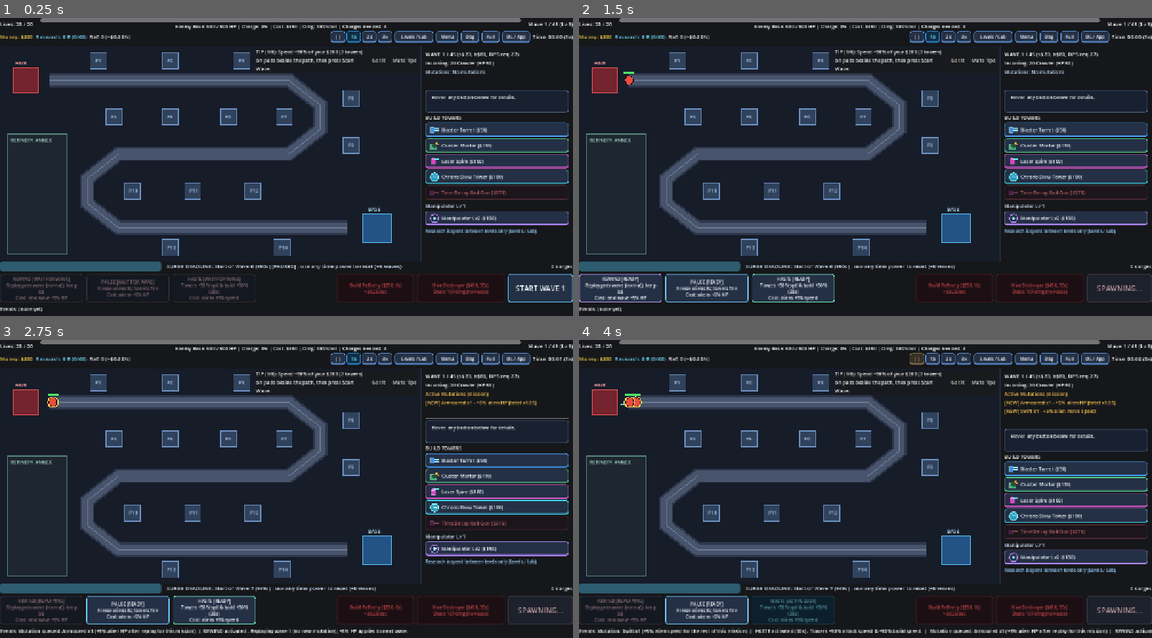
Above: before the commit, frames 1-4 (two rows, left to right).
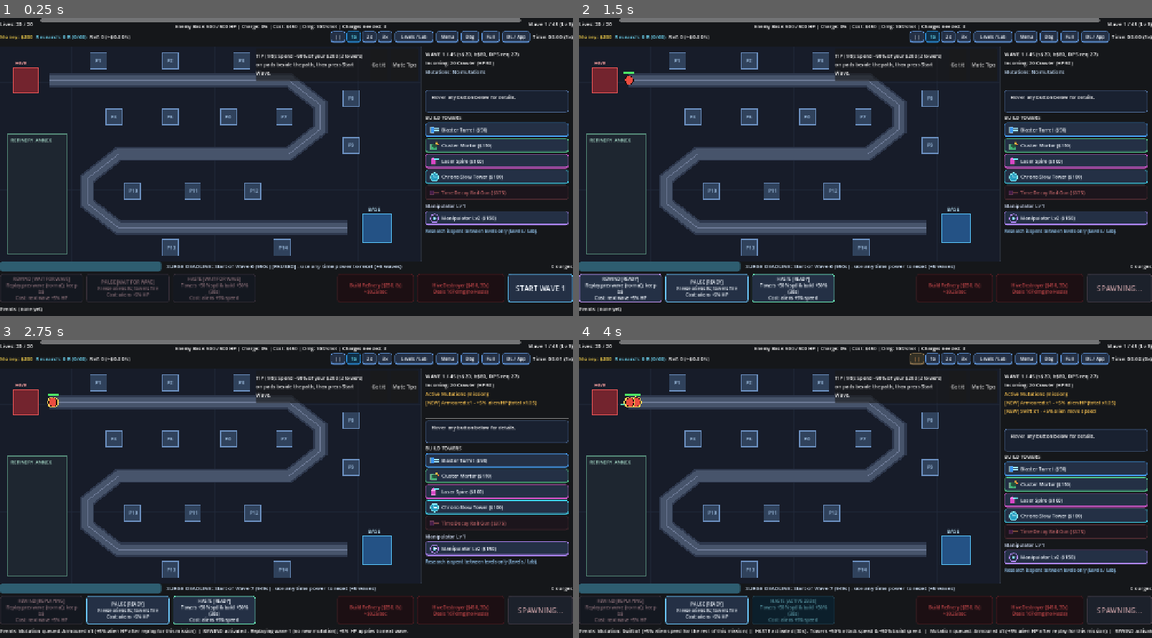
Above: after the commit, the same moments.

Repository: toxicw8st/time-defense
Game: Godot game, scene res://scenes/main.tscn
Two runs of this game, one before a commit and one after it. Both use one fixed random seed, a clock stepped at 60 frames per second and the inputs below.
Inputs:
- Up to frame 1 (0.25 s): no input
- Up to frame 2 (1.5 s): click "Full" at 0.5 s; click "START WAVE 1" at 1.25 s
- Up to frame 3 (2.75 s): click "REWIND [READY] Replay prev wa…" at 2 s
- Up to frame 4 (4 s): click "HASTE [READY] Towers +50% spd…" at 2.75 s; click "||" at 3.5 s

The runs differ from the first frame. In frame 1, 1.0% of the frame differs, in the area x 44-73%, y 10-22%; in frame 2, 1.0%; in frame 3, 1.0%; in frame 4, 1.0%.

Commit message:
Fix mobile Pixel 11 Pro 20:9 & 9:20 responsive aspect ratio, fullscreen PWA manifest, and SW auto-update

Diff:
--- a/project.godot
+++ b/project.godot
@@ -24,8 +24,8 @@
 window/size/viewport_width=1280
 window/size/viewport_height=720
 window/stretch/mode="canvas_items"
-window/stretch/aspect="keep"
-window/handheld/orientation=0
+window/stretch/aspect="expand"
+window/handheld/orientation=4
 
 [input_devices]
 
--- a/scripts/hud.gd
+++ b/scripts/hud.gd
@@ -3,6 +3,8 @@
 signal restart_requested
 signal start_wave_requested
 
+@onready var top_bar: PanelContainer = $TopBar
+@onready var bottom_bar: PanelContainer = $BottomBar
 @onready var top_status_label: Label = $TopBar/VBox/Row1/TopStatusLabel
 @onready var enemy_base_bar: ProgressBar = $TopBar/VBox/Row1/EnemyBaseBox/EnemyBaseBar
 @onready var enemy_base_label: Label = $TopBar/VBox/Row1/EnemyBaseBox/EnemyBaseLabel
@@ -197,6 +199,9 @@
 	GameState.mission_ended.connect(_on_mission_ended)
 	GameState.mission_reset.connect(_on_mission_reset)
 	GameState.event_logged.connect(_on_event_logged)
+	if get_viewport() != null:
+		get_viewport().size_changed.connect(_on_viewport_size_changed)
+		apply_responsive_layout(_get_effective_viewport_size())
 	_refresh_all()
 
 
@@ -348,6 +353,8 @@
 		wave_manager_ref.state_changed.connect(_on_wave_state_changed)
 	if surge_ref != null:
 		surge_ref.surge_banner_triggered.connect(_on_surge_banner_triggered)
+	if get_viewport() != null:
+		apply_responsive_layout(_get_effective_viewport_size())
 	_check_teaching_prompt()
 	_refresh_all()
 
@@ -1003,11 +1010,185 @@
 
 
 func _toggle_fullscreen() -> void:
+	if OS.has_feature("web"):
+		JavaScriptBridge.eval("if (window.ttdToggleLandscapeFullscreen) window.ttdToggleLandscapeFullscreen();")
+		return
 	var mode := DisplayServer.window_get_mode()
 	if mode == DisplayServer.WINDOW_MODE_FULLSCREEN or mode == DisplayServer.WINDOW_MODE_EXCLUSIVE_FULLSCREEN:
 		DisplayServer.window_set_mode(DisplayServer.WINDOW_MODE_WINDOWED)
 	else:
 		DisplayServer.window_set_mode(DisplayServer.WINDOW_MODE_FULLSCREEN)
+
+
+func _get_effective_viewport_size() -> Vector2:
+	if get_viewport() == null:
+		return Vector2(Balance.VIEWPORT_WIDTH, Balance.VIEWPORT_HEIGHT)
+	var vp_size: Vector2 = get_viewport().get_visible_rect().size
+	# Headless DisplayServer uses a square 1280x1280 dummy framebuffer under stretch/aspect="expand"
+	if DisplayServer.get_name() == "headless" and is_equal_approx(vp_size.x, 1280.0) and is_equal_approx(vp_size.y, 1280.0):
+		return Vector2(1280.0, 720.0)
+	return vp_size
+
+
+func _on_viewport_size_changed() -> void:
+	apply_responsive_layout(_get_effective_viewport_size())
+
+
+func _apply_bar_safe_margins(bar: PanelContainer, pad_x: float) -> void:
+	if bar == null:
+		return
+	var sb := StyleBoxFlat.new()
+	sb.bg_color = Color(0.11, 0.14, 0.20, 0.96)
+	sb.border_color = Color(0.26, 0.34, 0.48)
+	sb.set_border_width_all(1)
+	sb.content_margin_left = 6.0 + pad_x
+	sb.content_margin_right = 6.0 + pad_x
+	sb.content_margin_top = 4.0
+	sb.content_margin_bottom = 4.0
+	bar.add_theme_stylebox_override("panel", sb)
+
+
+func _set_bottom_button_widths(scale_mult: float) -> void:
+	var base_widths := {
+		rewind_button: 185.0,
+		pause_button: 185.0,
+		haste_button: 185.0,
+		refinery_button: 170.0,
+		charge_button: 195.0,
+		start_wave_button: 145.0,
+	}
+	for btn in base_widths.keys():
+		if btn != null:
+			btn.custom_minimum_size.x = roundf(float(base_widths[btn]) * scale_mult)
+
+
+func _center_overlay(ctrl: Control, vp_size: Vector2, default_size: Vector2) -> void:
+	if ctrl == null:
+		return
+	var w: float = minf(default_size.x, vp_size.x - 24.0)
+	var h: float = minf(default_size.y, vp_size.y - 24.0)
+	ctrl.size = Vector2(w, h)
+	ctrl.position = Vector2(floorf((vp_size.x - w) * 0.5), floorf((vp_size.y - h) * 0.5))
+
+
+func apply_responsive_layout(vp_size: Vector2) -> void:
+	if vp_size.x <= 0.0 or vp_size.y <= 0.0:
+		return
+	var bg := get_parent().get_node_or_null("Background") as ColorRect
+	if bg != null:
+		bg.position = Vector2.ZERO
+		bg.size = vp_size
+
+	# 1) Desktop / Standard 16:9 (1280x720) — preserve exact desktop coordinates & RightPanel (340x480)
+	if vp_size.x <= 1285.0 and vp_size.y <= 725.0:
+		top_bar.remove_theme_stylebox_override("panel")
+		bottom_bar.remove_theme_stylebox_override("panel")
+		_set_bottom_button_widths(1.0)
+		top_bar.position = Vector2.ZERO
+		top_bar.size = Vector2(1280.0, 64.0)
+		bottom_bar.position = Vector2(0.0, 544.0)
+		bottom_bar.size = Vector2(1280.0, 176.0)
+		right_panel.custom_minimum_size = Vector2(340.0, 480.0)
+		right_panel.position = Vector2(940.0, 64.0)
+		right_panel.size = Vector2(340.0, 480.0)
+		right_panel.set_deferred("size", Vector2(340.0, 480.0))
+		if map_ref != null:
+			map_ref.position = Vector2(0.0, 64.0)
+			map_ref.scale = Vector2.ONE
+			map_ref.set_viewport_margins(0.0, 0.0)
+		surge_banner.position = Vector2(150.0, 68.0)
+		surge_banner.size = Vector2(410.0, 42.0)
+		prompt_banner.position = Vector2(572.0, 68.0)
+		prompt_banner.size = Vector2(362.0, 54.0)
+		pause_overlay.position = Vector2(240.0, 120.0)
+		pause_overlay.size = Vector2(800.0, 400.0)
+		between_levels_overlay.position = Vector2(220.0, 86.0)
+		between_levels_overlay.size = Vector2(840.0, 444.0)
+		end_overlay.position = Vector2(340.0, 150.0)
+		end_overlay.size = Vector2(600.0, 360.0)
+		debug_panel.position = Vector2(16.0, 74.0)
+		return
+
+	# 2) Pixel 11 Pro 20:9 Widescreen Landscape (e.g. 1600x720 / 1603x720)
+	if vp_size.x >= vp_size.y:
+		var top_h: float = 64.0
+		var bot_h: float = 176.0
+		var rp_w: float = 340.0
+		var safe_x: float = clampf((vp_size.x - 1280.0) * 0.08, 0.0, 28.0)
+		_apply_bar_safe_margins(top_bar, safe_x)
+		_apply_bar_safe_margins(bottom_bar, safe_x)
+
+		top_bar.position = Vector2.ZERO
+		top_bar.size = Vector2(vp_size.x, top_h)
+
+		bottom_bar.position = Vector2(0.0, vp_size.y - bot_h)
+		_set_bottom_button_widths(clampf(vp_size.x / 1280.0, 1.0, 1.22))
+		bottom_bar.size = Vector2(vp_size.x, bot_h)
+
+		var middle_h: float = maxf(480.0, vp_size.y - top_h - bot_h)
+		right_panel.custom_minimum_size = Vector2(rp_w, 480.0)
+		right_panel.position = Vector2(vp_size.x - rp_w, top_h)
+		right_panel.size = Vector2(rp_w, middle_h)
+
+		var avail_w: float = maxf(GameMap.MAP_WIDTH, vp_size.x - rp_w)
+		var avail_h: float = middle_h
+		var map_scale: float = minf(avail_w / GameMap.MAP_WIDTH, avail_h / GameMap.MAP_HEIGHT)
+		var extra_w: float = maxf(0.0, (avail_w / map_scale) - GameMap.MAP_WIDTH)
+		var extra_left: float = floorf(extra_w * 0.5)
+		var extra_right: float = extra_w - extra_left
+		var map_y: float = top_h + floorf((avail_h - GameMap.MAP_HEIGHT * map_scale) * 0.5)
+		if map_ref != null:
+			map_ref.position = Vector2(extra_left * map_scale, map_y)
+			map_ref.scale = Vector2(map_scale, map_scale)
+			map_ref.set_viewport_margins(extra_left, extra_right)
+
+		surge_banner.position = Vector2(safe_x + 12.0, top_h + 6.0)
+		surge_banner.size = Vector2(410.0, 42.0)
+		prompt_banner.position = Vector2(maxf(safe_x + 12.0, right_panel.position.x - 368.0), top_h + 6.0)
+		prompt_banner.size = Vector2(362.0, 54.0)
+		_center_overlay(pause_overlay, vp_size, Vector2(800.0, 400.0))
+		_center_overlay(between_levels_overlay, vp_size, Vector2(840.0, 444.0))
+		_center_overlay(end_overlay, vp_size, Vector2(600.0, 360.0))
+		debug_panel.position = Vector2(safe_x + 16.0, top_h + 10.0)
+		return
+
+	# 3) Pixel 11 Pro 9:20 Tall Portrait Fallback (e.g. 1280x2844 when Auto-Rotate is OFF)
+	var safe_top: float = 36.0
+	var safe_bot: float = 20.0
+	var p_top_h: float = 72.0
+	var p_bot_h: float = 184.0
+	_apply_bar_safe_margins(top_bar, 6.0)
+	_apply_bar_safe_margins(bottom_bar, 6.0)
+
+	top_bar.position = Vector2(0.0, safe_top)
+	top_bar.size = Vector2(vp_size.x, p_top_h)
+
+	var p_scale: float = vp_size.x / GameMap.MAP_WIDTH
+	var map_h: float = GameMap.MAP_HEIGHT * p_scale
+	if map_ref != null:
+		map_ref.position = Vector2(0.0, safe_top + p_top_h)
+		map_ref.scale = Vector2(p_scale, p_scale)
+		map_ref.set_viewport_margins(0.0, 0.0)
+
+	var bot_y: float = vp_size.y - safe_bot - p_bot_h
+	bottom_bar.position = Vector2(0.0, bot_y)
+	_set_bottom_button_widths(clampf(vp_size.x / 1280.0, 0.85, 1.0))
+	bottom_bar.size = Vector2(vp_size.x, p_bot_h)
+
+	var rp_top: float = safe_top + p_top_h + map_h
+	var rp_h: float = maxf(320.0, bot_y - rp_top)
+	right_panel.custom_minimum_size = Vector2(0.0, 320.0)
+	right_panel.position = Vector2(0.0, rp_top)
+	right_panel.size = Vector2(vp_size.x, rp_h)
+
+	surge_banner.position = Vector2(16.0, safe_top + p_top_h + 6.0)
+	surge_banner.size = Vector2(minf(260.0, vp_size.x * 0.22), 42.0)
+	prompt_banner.position = Vector2(maxf(16.0, vp_size.x - 378.0), safe_top + p_top_h + 6.0)
+	prompt_banner.size = Vector2(362.0, 54.0)
+	_center_overlay(pause_overlay, vp_size, Vector2(800.0, 400.0))
+	_center_overlay(between_levels_overlay, vp_size, Vector2(840.0, 444.0))
+	_center_overlay(end_overlay, vp_size, Vector2(600.0, 360.0))
+	debug_panel.position = Vector2(16.0, safe_top + p_top_h + 10.0)
 
 
 func _on_selection_cleared() -> void:
--- a/scripts/main.gd
+++ b/scripts/main.gd
@@ -8,6 +8,7 @@
 @onready var time_powers_manager: TimePowersManager = $TimePowersManager
 @onready var base_attack_manager: BaseAttackManager = $BaseAttackManager
 @onready var hud: CanvasLayer = $HUD
+@onready var background: ColorRect = $Background
 
 
 func _ready() -> void:
@@ -21,6 +22,16 @@
 	hud.set_references(map, wave_manager, economy_manager, surge_manager, time_powers_manager, base_attack_manager)
 	hud.start_wave_requested.connect(_on_start_wave_requested)
 	hud.restart_requested.connect(_on_restart_requested)
+	if get_viewport() != null:
+		get_viewport().size_changed.connect(_on_viewport_resized)
+		_on_viewport_resized()
+
+
+func _on_viewport_resized() -> void:
+	if background != null and get_viewport() != null:
+		var vp_size: Vector2 = get_viewport().get_visible_rect().size
+		background.position = Vector2.ZERO
+		background.size = vp_size
 
 
 func _on_start_wave_requested() -> void:
--- a/scripts/map.gd
+++ b/scripts/map.gd
@@ -66,6 +66,19 @@
 var pad_occupancy: Array[TowerUnit] = []
 var floating_texts: Array[Dictionary] = []
 var economy_ref: Node = null
+var extra_left_margin: float = 0.0
+var extra_right_margin: float = 0.0
+
+
+func set_viewport_margins(left_m: float, right_m: float) -> void:
+	extra_left_margin = maxf(0.0, left_m)
+	extra_right_margin = maxf(0.0, right_m)
+	if map_click_area != null:
+		map_click_area.offset_left = -extra_left_margin
+		map_click_area.offset_top = 0.0
+		map_click_area.offset_right = MAP_WIDTH + extra_right_margin
+		map_click_area.offset_bottom = MAP_HEIGHT
+	queue_redraw()
 
 
 func set_economy_ref(p_econ: Node) -> void:
@@ -138,8 +151,10 @@
 		return
 	if not (event is InputEventMouse):
 		return
-	var local_pos: Vector2 = event.position
-	var in_map: bool = Rect2(Vector2.ZERO, Vector2(MAP_WIDTH, MAP_HEIGHT)).has_point(local_pos)
+	var click_offset: Vector2 = map_click_area.position if map_click_area != null else Vector2.ZERO
+	var local_pos: Vector2 = event.position + click_offset
+	var map_bounds := Rect2(Vector2(-extra_left_margin, 0.0), Vector2(MAP_WIDTH + extra_left_margin + extra_right_margin, MAP_HEIGHT))
+	var in_map: bool = map_bounds.has_point(local_pos)
 
 	if event is InputEventMouseMotion:
 		var new_hover: int = _find_pad_at(local_pos) if in_map else -1
@@ -379,9 +394,19 @@
 
 
 func _draw() -> void:
-	# Map background
-	draw_rect(Rect2(Vector2.ZERO, Vector2(MAP_WIDTH, MAP_HEIGHT)), Color(0.09, 0.11, 0.16))
-	draw_rect(Rect2(Vector2.ZERO, Vector2(MAP_WIDTH, MAP_HEIGHT)), Color(0.22, 0.27, 0.36), false, 2.0)
+	# Map background (extends seamlessly across 20:9 widescreen arena margins)
+	var full_w: float = MAP_WIDTH + extra_left_margin + extra_right_margin
+	var arena_rect := Rect2(Vector2(-extra_left_margin, 0.0), Vector2(full_w, MAP_HEIGHT))
+	draw_rect(arena_rect, Color(0.09, 0.11, 0.16))
+	var gx: float = -floorf(extra_left_margin / 80.0) * 80.0
+	while gx <= MAP_WIDTH + extra_right_margin:
+		draw_line(Vector2(gx, 0.0), Vector2(gx, MAP_HEIGHT), Color(0.13, 0.16, 0.23, 0.55), 1.0)
+		gx += 80.0
+	var gy: float = 80.0
+	while gy < MAP_HEIGHT:
+		draw_line(Vector2(-extra_left_margin, gy), Vector2(MAP_WIDTH + extra_right_margin, gy), Color(0.13, 0.16, 0.23, 0.55), 1.0)
+		gy += 80.0
+	draw_rect(arena_rect, Color(0.22, 0.27, 0.36), false, 2.0)
 
 	# Refinery Annex area (bottom-left, distinct from tower pads)
 	draw_rect(REFINERY_ANNEX_RECT, Color(0.12, 0.15, 0.19))
@@ -414,9 +439,18 @@
 			draw_arc(center, 14.0, -PI * 0.5, -PI * 0.5 + TAU * prog, 24, Color(0.45, 0.95, 0.65), 2.5)
 			draw_string(font, Vector2(rx + 6, ry + 21), "%.1fs" % economy_ref.refinery_job.remaining_time, HORIZONTAL_ALIGNMENT_LEFT, -1, 10, Color(1.0, 0.92, 0.45))
 
-	# Draw S-path
+	# Draw S-path (plus widescreen entry/exit corridors when expanded)
 	if enemy_path != null and enemy_path.curve != null:
 		var pts: PackedVector2Array = enemy_path.curve.get_baked_points()
+		if extra_left_margin > 0.0:
+			var lead_pts := PackedVector2Array([Vector2(-extra_left_margin, PATH_WAYPOINTS[0].y), PATH_WAYPOINTS[0]])
+			draw_polyline(lead_pts, Color(0.16, 0.20, 0.27), 24.0)
+			draw_polyline(lead_pts, Color(0.24, 0.29, 0.38), 16.0)
+		if extra_right_margin > 0.0:
+			var end_pt: Vector2 = PATH_WAYPOINTS[PATH_WAYPOINTS.size() - 1]
+			var tail_pts := PackedVector2Array([end_pt, Vector2(MAP_WIDTH + extra_right_margin, end_pt.y)])
+			draw_polyline(tail_pts, Color(0.16, 0.20, 0.27), 24.0)
+			draw_polyline(tail_pts, Color(0.24, 0.29, 0.38), 16.0)
 		if pts.size() >= 2:
 			draw_polyline(pts, Color(0.18, 0.22, 0.30), 32.0)
 			draw_polyline(pts, Color(0.28, 0.33, 0.42), 24.0)
--- a/tests/test_step8.gd
+++ b/tests/test_step8.gd
@@ -173,6 +173,36 @@
 	hud._on_prompt_dismiss_pressed()
 	wm.restart_wave_for_rewind()
 	assert(not hud.prompt_banner.visible)
+
+	# Verify Pixel 11 Pro responsive aspect modes: 20:9 Landscape (1600x720) & 9:20 Portrait (1280x2844)
+	hud.apply_responsive_layout(Vector2(1600.0, 720.0))
+	assert(is_equal_approx(hud.top_bar.size.x, 1600.0) and is_equal_approx(hud.bottom_bar.size.x, 1600.0))
+	assert(hud.right_panel.position == Vector2(1260.0, 64.0) and hud.right_panel.size == Vector2(340.0, 480.0))
+	assert(is_equal_approx(map.extra_left_margin, 160.0) and is_equal_approx(map.extra_right_margin, 160.0))
+	assert(map.position == Vector2(160.0, 64.0) and map.scale == Vector2.ONE)
+	for ctrl_name in ["TopBar", "RightPanel", "BottomBar", "PromptBanner"]:
+		var ctrl: Control = hud.get_node(ctrl_name)
+		var r := Rect2(ctrl.position, ctrl.size)
+		for i in range(GameMap.BUILD_PAD_POSITIONS.size()):
+			var pad_screen: Vector2 = GameMap.BUILD_PAD_POSITIONS[i] * map.scale + map.position
+			assert(not r.has_point(pad_screen), "20:9 Landscape %s overlaps Pad P%d!" % [ctrl_name, i + 1])
+
+	hud.apply_responsive_layout(Vector2(1280.0, 2844.0))
+	assert(is_equal_approx(hud.top_bar.size.x, 1280.0) and is_equal_approx(hud.top_bar.position.y, 36.0))
+	assert(map.scale.x > 1.35 and is_equal_approx(map.position.y, 108.0))
+	assert(hud.right_panel.position.x == 0.0 and is_equal_approx(hud.right_panel.size.x, 1280.0))
+	assert(hud.right_panel.position.y >= map.position.y + GameMap.MAP_HEIGHT * map.scale.y - 1.0)
+	assert(hud.bottom_bar.position.x == 0.0 and is_equal_approx(hud.bottom_bar.size.x, 1280.0))
+	for ctrl_name in ["TopBar", "RightPanel", "BottomBar", "PromptBanner"]:
+		var ctrl: Control = hud.get_node(ctrl_name)
+		var r := Rect2(ctrl.position, ctrl.size)
+		for i in range(GameMap.BUILD_PAD_POSITIONS.size()):
+			var pad_screen: Vector2 = GameMap.BUILD_PAD_POSITIONS[i] * map.scale + map.position
+			assert(not r.has_point(pad_screen), "9:20 Portrait %s overlaps Pad P%d!" % [ctrl_name, i + 1])
+
+	hud.apply_responsive_layout(Vector2(1280.0, 720.0))
+	assert(hud.right_panel.size == Vector2(340.0, 480.0) and is_equal_approx(map.extra_left_margin, 0.0))
+	assert(map.position == Vector2(0.0, 64.0) and map.scale == Vector2.ONE)
 
 	GameState.prompts_muted = false
 	remove_child(inst)
Not shown, changed: export_presets.cfg
Not shown, changed: DECISIONS.md
Not shown, changed: tests/test_notes.md
